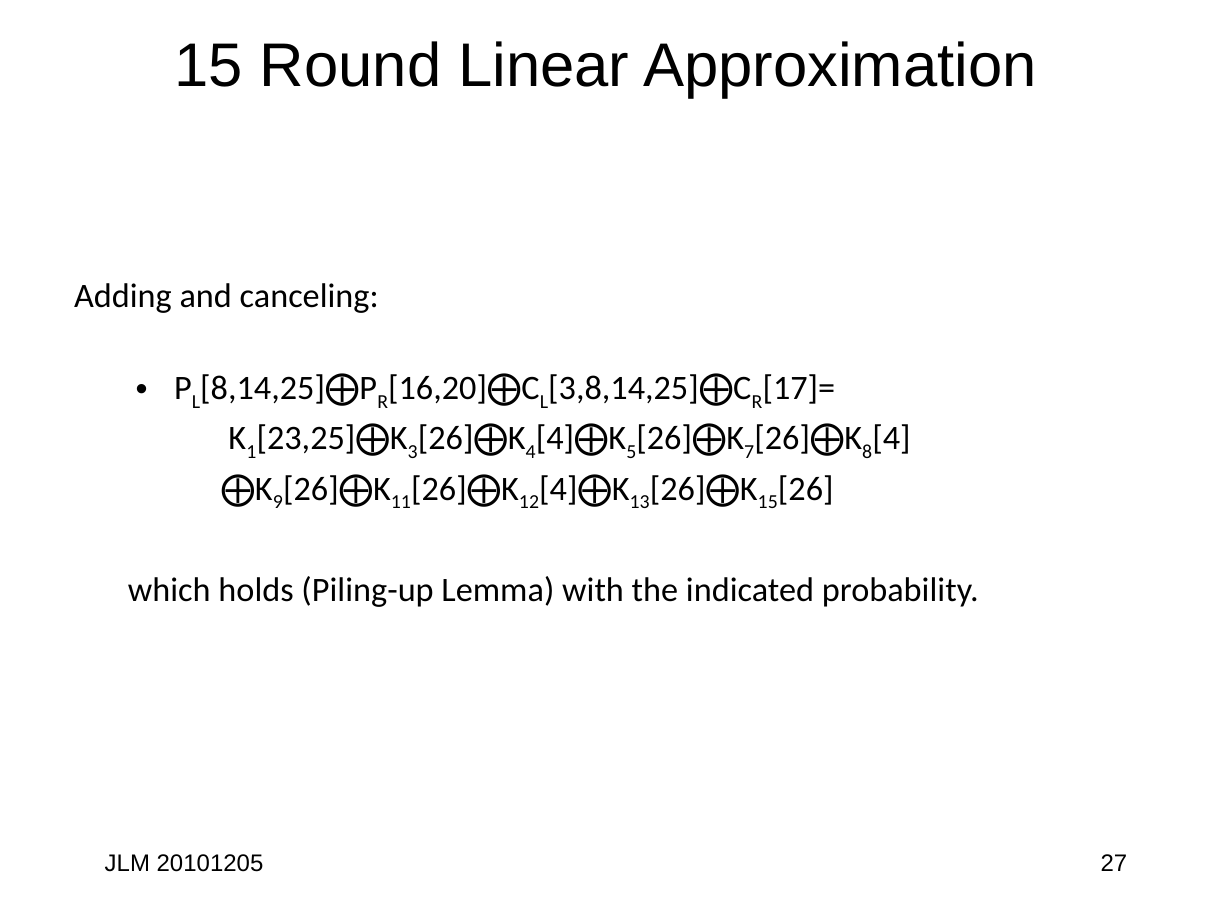
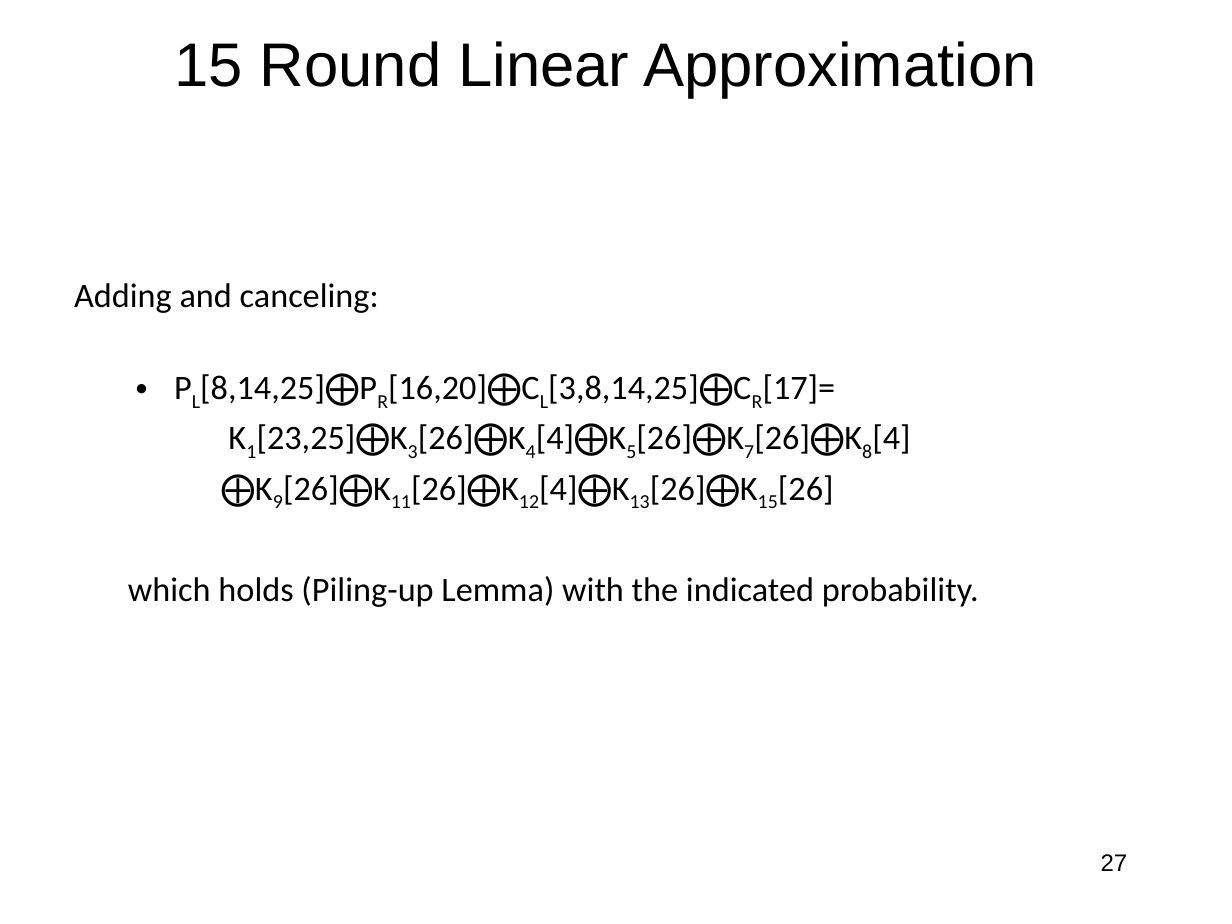
Before and after one commit to jlmucb/class_notes, a slide deck: slide 27 of BerkeleyClass/CS290Spring2013/Lectures/Cryptoclass4.pptx. Drawn at 1232x924 pixels with LibreOffice and Linux fonts; fonts in the diff are those of the drawing. Boxes give left, top, right and bottom in pixels: in the first picture for what was removed or moved away, otherwise in the second. Text is boxed around its words. In the diff, an @@ line names an element or a change of style, - is before the commit and + after.

```diff
--- a/BerkeleyClass/CS290Spring2013/Lectures/Cryptoclass4.pptx
+++ b/BerkeleyClass/CS290Spring2013/Lectures/Cryptoclass4.pptx
@@ text removed at (x1=105, y1=854, x2=264, y2=872) @@
-JLM 20101205
```
Also in this commit, not shown: 15 other slides changed, 1 other file.
